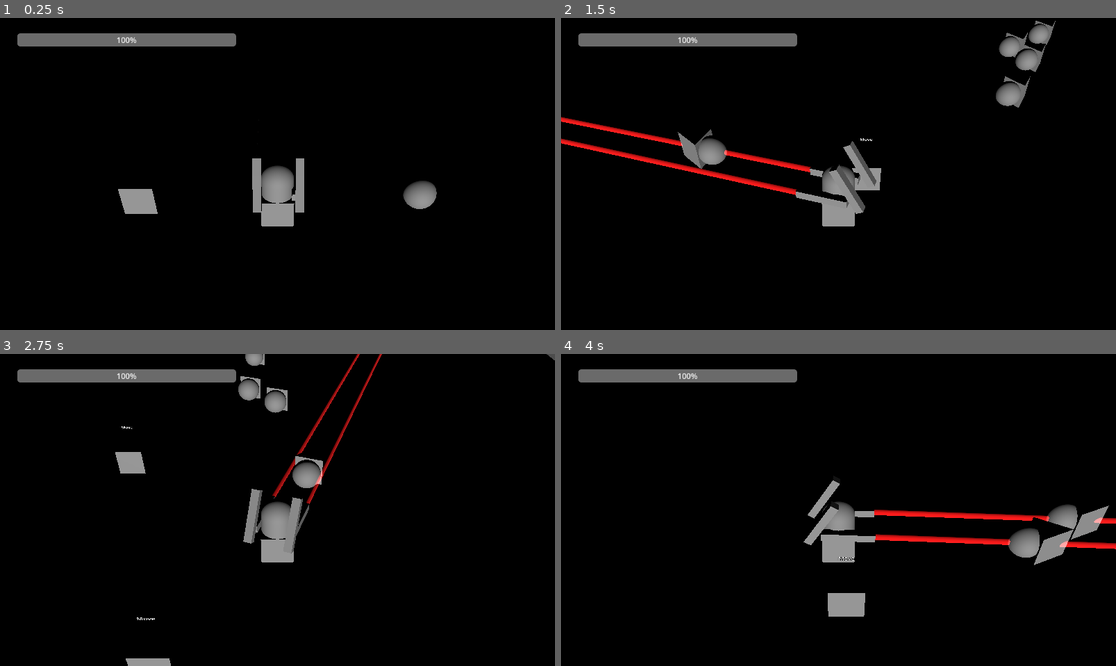
Above: before the commit, frames 1-4 (two rows, left to right).
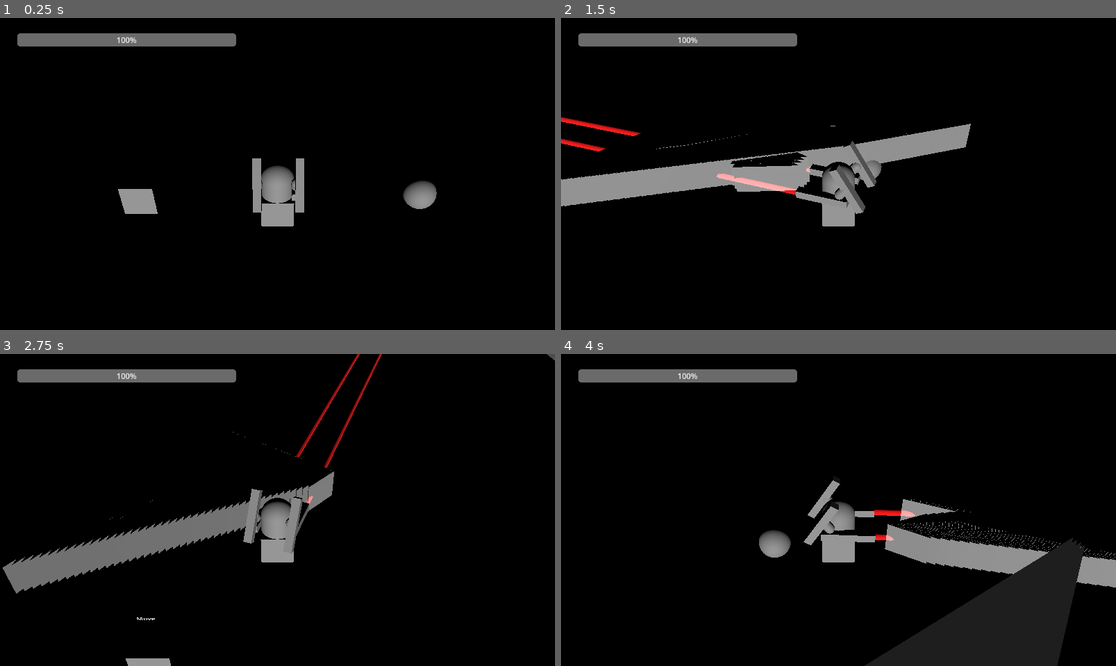
Above: after the commit, the same moments.

Repository: Boyquotes/Mech-Farmer
Game: Godot game, scene res://levels/debug.tscn
Same seed, same stepped clock (60 frames per second), same inputs: the game is played once before the commit and once after it.
Inputs (mouse positions are in pixels of both pictures, inside the frame that each line leads up to):
- Up to frame 1 (0.25 s): no input
- Up to frame 2 (1.5 s): move the mouse to (960, 158) at 0.52 s; press the mouse at (960, 158) at 0.53 s; hold D (move_right) 0.53-1.28 s; right-click (960, 158) at 0.8 s; move the mouse to (727, 189) at 1.27 s; release the mouse at (727, 189) at 1.28 s; hold S (move_down) from 1.28 s (still down); right-click (727, 189) at 1.35 s
- Up to frame 3 (2.75 s): click (166, 525) at 1.55 s; move the mouse to (333, 441) at 2.02 s; release S (move_down) at 2.03 s; press the mouse at (333, 441) at 2.03 s; hold D (move_right) from 2.03 s (still down); right-click (333, 441) at 2.3 s
- Up to frame 4 (4 s): move the mouse to (810, 572) at 2.77 s; release D (move_right) at 2.78 s; release the mouse at (810, 572) at 2.78 s; hold W (move_up) 2.78-3.53 s; right-click (810, 572) at 2.85 s; click (810, 572) at 3.05 s; move the mouse to (1005, 556) at 3.52 s; press the mouse at (1005, 556) at 3.53 s; hold A (move_left) from 3.53 s (still down); right-click (1005, 556) at 3.8 s

The runs differ from the first frame. In frame 1, less than 0.1% of the frame differs, in the area x 47-54%, y 51-56%; in frame 2, 8.0%; in frame 3, 5.9%; in frame 4, 14%, in the area x 35-100%, y 45-100%.

Commit message:
flamenwerfer

Diff:
--- a/prefabs/player/player.tscn
+++ b/prefabs/player/player.tscn
@@ -2,7 +2,7 @@
 
 [ext_resource type="Script" path="res://scripts/player/state_machine.gd" id="1_asilg"]
 [ext_resource type="Script" path="res://scripts/player/states/motion/on_ground/idle.gd" id="2_7yaib"]
-[ext_resource type="PackedScene" uid="uid://cxqlokkkhycb7" path="res://prefabs/weapons/primary_weapons/debug_cannon.tscn" id="2_rrsmg"]
+[ext_resource type="PackedScene" uid="uid://ccs0m0ecnco21" path="res://prefabs/weapons/primary_weapons/debug_flamethrower.tscn" id="2_ufug7"]
 [ext_resource type="PackedScene" uid="uid://di0h4jvrj2l1y" path="res://prefabs/weapons/secondary_weapons/debug_launcher.tscn" id="3_hxjqm"]
 [ext_resource type="Script" path="res://scripts/player/states/motion/on_ground/move.gd" id="3_oi43o"]
 
@@ -30,14 +30,12 @@
 [node name="PrimarySlot1" type="Node3D" parent="Torso/Guns"]
 transform = Transform3D(1, 1.79625e-11, 0, 1.40972e-11, 1, -2.32831e-10, 4.65661e-10, -2.32831e-10, 1, 0.556247, 0.163041, -0.30528)
 
-[node name="PrimaryGun" parent="Torso/Guns/PrimarySlot1" instance=ExtResource("2_rrsmg")]
-transform = Transform3D(1, 1.83036e-11, 0, 1.43245e-11, 1, 0, 0, 0, 1, -5.96046e-08, 0, 2.98023e-08)
+[node name="PrimaryGun" parent="Torso/Guns/PrimarySlot1" instance=ExtResource("2_ufug7")]
 
 [node name="PrimarySlot2" type="Node3D" parent="Torso/Guns"]
 transform = Transform3D(1, 1.76215e-11, 0, 1.42109e-11, 1, -1.16415e-10, 2.91038e-10, -5.82077e-10, 1, -0.594656, 0.161992, -0.304177)
 
-[node name="PrimaryGun" parent="Torso/Guns/PrimarySlot2" instance=ExtResource("2_rrsmg")]
-transform = Transform3D(1, -4.00178e-11, 0, 7.25322e-11, 1, 0, 0, 1.16415e-10, 1, 5.96046e-08, 0, 2.98023e-08)
+[node name="PrimaryGun" parent="Torso/Guns/PrimarySlot2" instance=ExtResource("2_ufug7")]
 
 [node name="SecondarySlot1" type="Node3D" parent="Torso/Guns"]
 transform = Transform3D(1, 0.00128581, 0.000310462, -0.000374036, 0.5, -0.866026, -0.00126877, 0.866025, 0.500001, 0.644041, 0.664011, 0.495822)
--- /dev/null
+++ b/prefabs/projectiles/flame.tscn
@@ -0,0 +1,23 @@
+[gd_scene load_steps=4 format=3 uid="uid://6kknlj8u735g"]
+
+[ext_resource type="Script" path="res://scripts/projectiles/debug_flame.gd" id="1_uf3fq"]
+
+[sub_resource type="BoxShape3D" id="BoxShape3D_kwc7a"]
+
+[sub_resource type="PrismMesh" id="PrismMesh_t8a45"]
+
+[node name="DebugFlame" type="Area3D"]
+collision_layer = 8
+collision_mask = 4
+script = ExtResource("1_uf3fq")
+damage = 0.1
+
+[node name="CollisionShape3D" type="CollisionShape3D" parent="."]
+shape = SubResource("BoxShape3D_kwc7a")
+
+[node name="MeshInstance3D2" type="MeshInstance3D" parent="."]
+transform = Transform3D(1, 0, 0, 0, -4.37114e-08, -1, 0, 1, -4.37114e-08, 0, 0, 0)
+mesh = SubResource("PrismMesh_t8a45")
+
+[connection signal="body_entered" from="." to="." method="_on_body_entered"]
+[connection signal="body_exited" from="." to="." method="_on_body_exited"]
--- /dev/null
+++ b/prefabs/weapons/primary_weapons/debug_flamethrower.tscn
@@ -0,0 +1,44 @@
+[gd_scene load_steps=7 format=3 uid="uid://ccs0m0ecnco21"]
+
+[ext_resource type="Script" path="res://scripts/weapons/primary_weapons/debug_flamethrower.gd" id="1_jdlos"]
+[ext_resource type="PackedScene" uid="uid://6kknlj8u735g" path="res://prefabs/projectiles/flame.tscn" id="2_egm7r"]
+
+[sub_resource type="BoxMesh" id="BoxMesh_gtv21"]
+size = Vector3(0.25, 0.25, 1.593)
+
+[sub_resource type="StandardMaterial3D" id="StandardMaterial3D_x3yv3"]
+transparency = 1
+blend_mode = 1
+depth_draw_mode = 1
+albedo_color = Color(1, 0, 0, 1)
+
+[sub_resource type="TubeTrailMesh" id="TubeTrailMesh_7ixtd"]
+material = SubResource("StandardMaterial3D_x3yv3")
+radius = 0.1
+section_length = 10.0
+
+[sub_resource type="CapsuleMesh" id="CapsuleMesh_kvv7x"]
+
+[node name="DebugFlamethrower" type="MeshInstance3D"]
+transform = Transform3D(1, 1.80762e-11, 0, 1.45519e-11, 1, 0, 5.82077e-11, -1.16415e-10, 1, 0, 0, 0)
+mesh = SubResource("BoxMesh_gtv21")
+skeleton = NodePath("../../../..")
+script = ExtResource("1_jdlos")
+projectile_scene = ExtResource("2_egm7r")
+
+[node name="FlameSpawn" type="Node3D" parent="."]
+transform = Transform3D(1, 1.83036e-11, 0, 1.44382e-11, 1, -1.16415e-10, 1.16415e-10, 1.16415e-10, 1, -0.000822842, 0.000952959, -0.857732)
+
+[node name="FireRateTimer" type="Timer" parent="."]
+wait_time = 0.01
+one_shot = true
+
+[node name="MeshInstance3D" type="MeshInstance3D" parent="."]
+transform = Transform3D(1, 1.80762e-11, 1.80762e-11, 1.80762e-11, -4.37114e-08, -1, -1.80762e-11, 1, -4.37114e-08, 0, 0, -25.7074)
+mesh = SubResource("TubeTrailMesh_7ixtd")
+
+[node name="MeshInstance3D2" type="MeshInstance3D" parent="."]
+transform = Transform3D(0.3, 1.01023e-12, 3.15215e-12, 1.01023e-12, 0.244113, -0.174381, -3.15215e-12, 0.174381, 0.244113, -6.78291e-12, 0.37524, 0.634645)
+mesh = SubResource("CapsuleMesh_kvv7x")
+
+[connection signal="timeout" from="FireRateTimer" to="." method="_on_fire_rate_timer_timeout"]
--- a/scripts/enemy/spawner/enemy_spawner.gd
+++ b/scripts/enemy/spawner/enemy_spawner.gd
@@ -14,5 +14,4 @@
 
 	enemy.transform = self.transform  # Set the starting position of the projectile
 
-	# print(get_parent())
 	can_spawn_timer.start()
--- a/scripts/player/state_machine.gd
+++ b/scripts/player/state_machine.gd
@@ -82,7 +82,6 @@
 	else:
 		health += heal_value
 		health_adjust.emit(health)
-	print(health)
 
 func check_death():
 	if health <= 0:
--- /dev/null
+++ b/scripts/projectiles/debug_flame.gd
@@ -0,0 +1,26 @@
+extends Area3D
+
+@export var damage = 0.5
+
+var enemy_stay_dict = {}
+
+# Called when the node enters the scene tree for the first time.
+
+func _ready():
+	var tween = get_tree().create_tween()
+
+	tween.tween_property(self, "scale", Vector3(6,1,12), 1)
+	tween.play()
+	tween.tween_callback(self.queue_free)
+
+# Called every frame. 'delta' is the elapsed time since the previous frame.
+func _process(delta):
+	for enemy in enemy_stay_dict:
+		if enemy.has_method("take_damage"):
+			enemy.take_damage(damage)
+
+func _on_body_entered(body:Node3D):
+	enemy_stay_dict[body] = null
+
+func _on_body_exited(body):
+	enemy_stay_dict.erase(body)
--- /dev/null
+++ b/scripts/weapons/primary_weapons/debug_flamethrower.gd
@@ -0,0 +1,27 @@
+extends MeshInstance3D
+
+@export var projectile_scene: PackedScene
+@export var projectile_speed: int = 20
+
+@onready var flame_spawn = $FlameSpawn
+@onready var fire_rate_timer: Timer = $FireRateTimer
+
+var can_fire = true
+
+func fire():
+	if can_fire:
+		var projectile = projectile_scene.instantiate()  # Create an instance of the projectile scene
+		flame_spawn.add_child(projectile)  # Add the projectile to the parent node
+
+		projectile.transform = flame_spawn.transform  # Set the starting position of the projectile
+
+		var direction = -flame_spawn.global_transform.basis.z.normalized()  # Get the direction the projectile should travel
+
+		# projectile.linear_velocity = direction * projectile_speed  # Set the velocity of the projectile
+		projectile.top_level = true
+
+		can_fire = false
+		fire_rate_timer.start()
+
+func _on_fire_rate_timer_timeout():
+	can_fire = true
